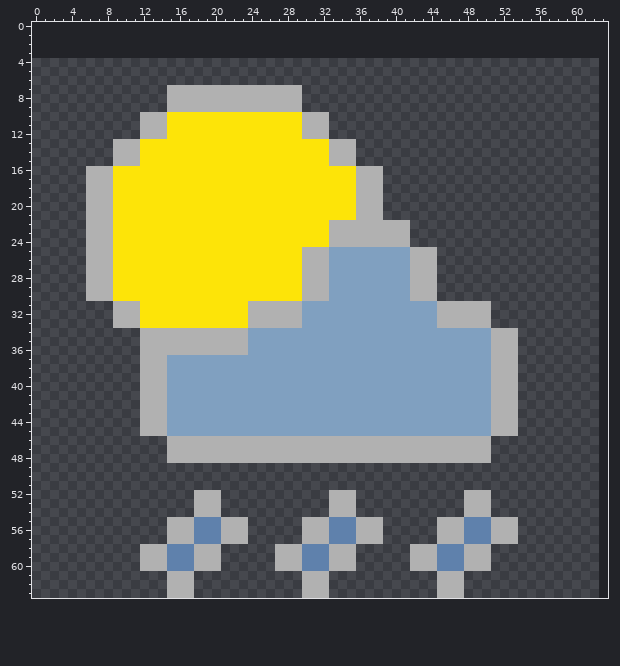
Pixel-art sprite -- static/assets/icons/cloud-sun-rain.png. That is the earlier state.
The file is 63x63 pixels. Colours within 5 levels of each other are drawn and written as one. The old version is drawn lined up with the new one, on the new canvas.
The same view after the edit:
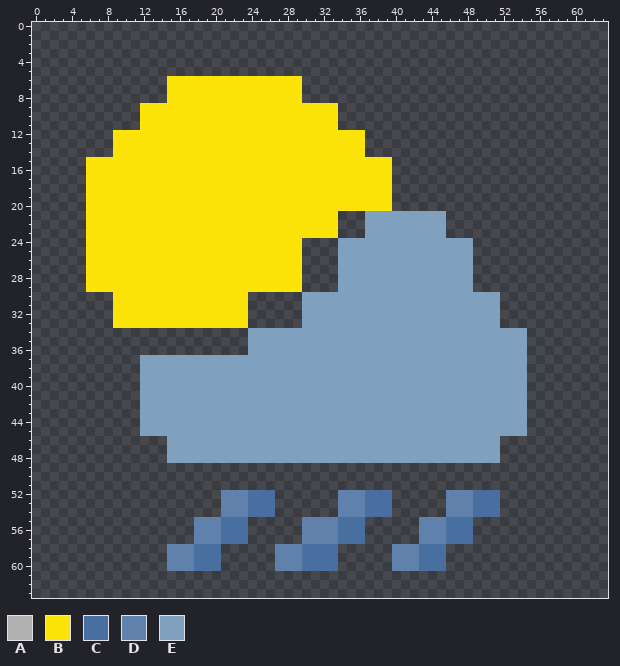
Palette (. is transparent): A #b1b1b1  B #fde408  C #496fa1  D #5f81ac  E #80a0c0
Edits made:
canvas 63x63 -> 64x64, the old top-left corner now at 0,4 (the part of the old canvas that was cut away was empty and is not shown)
Changed rows in their new state; - is an unchanged pixel.
first column x 6:
 6 ---------BBBBBBBBBBBBBBB-------------------------
 7 ---------BBBBBBBBBBBBBBB-------------------------
 8 ---------BBBBBBBBBBBBBBB-------------------------
 9 ------BBBBBBBBBBBBBBBBBBBBBB---------------------
10 ------BBB---------------BBBB---------------------
11 ------BBB---------------BBBB---------------------
12 ---BBBBBB---------------BBBBBBB------------------
13 ---BBB---------------------BBBB------------------
14 ---BBB---------------------BBBB------------------
15 BBBBBB---------------------BBBBBBB---------------
16 BBB---------------------------BBBB---------------
17 BBB---------------------------BBBB---------------
18 BBB---------------------------BBBB---------------
19 BBB---------------------------BBBB---------------
20 BBB---------------------------BBBB---------------
21 BBB-------------------------...EEEEEEEEE---------
22 BBB------------------------B...EEEEEEEEE---------
23 BBB------------------------B...EEEEEEEEE---------
24 BBB---------------------....EEEEEEEEEEEEEEE------
25 BBB---------------------....--------EEEEEEE------
26 BBB---------------------....--------EEEEEEE------
27 BBB---------------------....--------EEEEEEE------
28 BBB---------------------....--------EEEEEEE------
29 BBB---------------------....--------EEEEEEE------
30 ...---------------......EEE---------EEEEEEEEEE---
31 ---BBB------------......---------------EEEEEEE---
32 ---BBB------------......---------------EEEEEEE---
33 ---BBB------------......---------------EEEEEEE---
34 ------............---------------------------EEEE
35 ------............---------------------------EEEE
36 ------............---------------------------EEEE
37 ------EEE------------------------------------EEEE
38 ------EEE------------------------------------EEEE
39 ------EEE------------------------------------EEEE
40 ------EEE------------------------------------EEEE
41 ------EEE------------------------------------EEEE
42 ------EEE------------------------------------EEEE
43 ------EEE------------------------------------EEEE
44 ------EEE------------------------------------EEEE
45 ------EEE------------------------------------EEEE
46 ---------EEEEEEEEEEEEEEEEEEEEEEEEEEEEEEEEEEEEE---
47 ---------EEEEEEEEEEEEEEEEEEEEEEEEEEEEEEEEEEEEE---
48 ---------EEEEEEEEEEEEEEEEEEEEEEEEEEEEEEEEEEEEE---
first column x 12:
52 ------...DDDCCC------.DDDCCC------DDDCCC--
53 ------...DDDCCC------.DDDCCC------DDDCCC--
54 ------...DDDCCC------.DDDCCC------DDDCCC--
55 ---...---CCC------DDD-CCC..----DDDCCC.....
56 ---...---CCC------DDD-CCC..----DDDCCC.....
57 ---...---CCC------DDD-CCC..----DDDCCC.....
58 ...---CCC------DDDCCCC..----DDDCCC.....---
59 ...---CCC------DDDCCCC..----DDDCCC.....---
60 ...---CCC------DDDCCCC..----DDDCCC.....---
61 ---...------------...------------...------
62 ---...------------...------------...------
63 ---...------------...------------...------
Where, in picture pixels (left, top, right, bottom), the same in both pictures:
changed: (86, 76, 527, 598)
